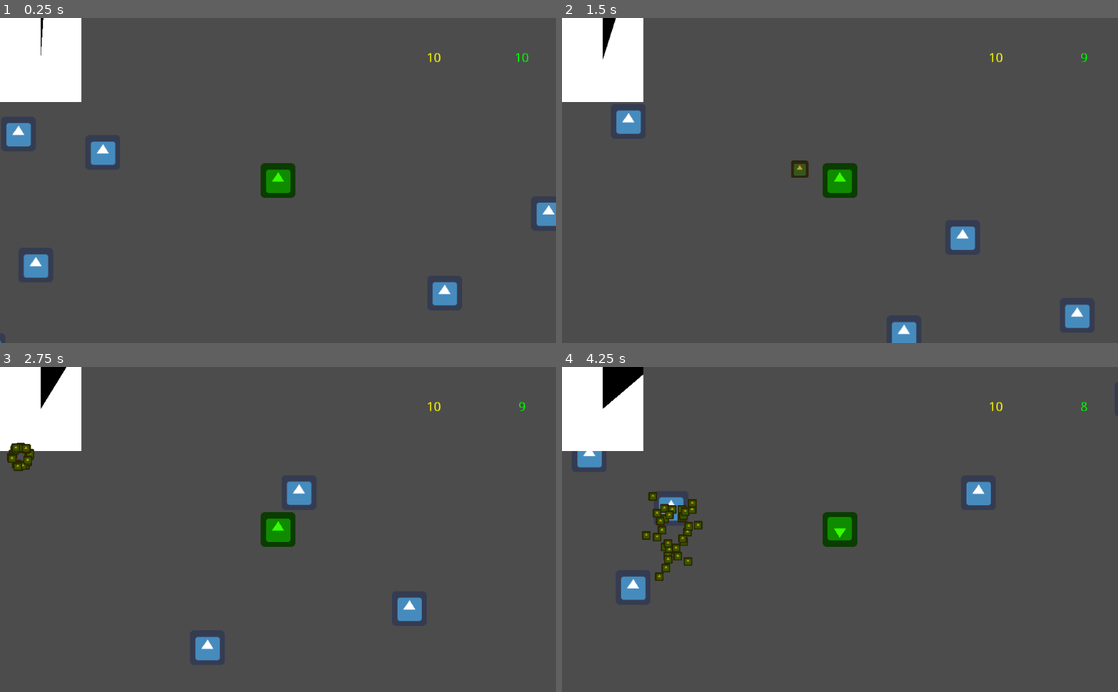
Above: before the commit, frames 1-4 (two rows, left to right).
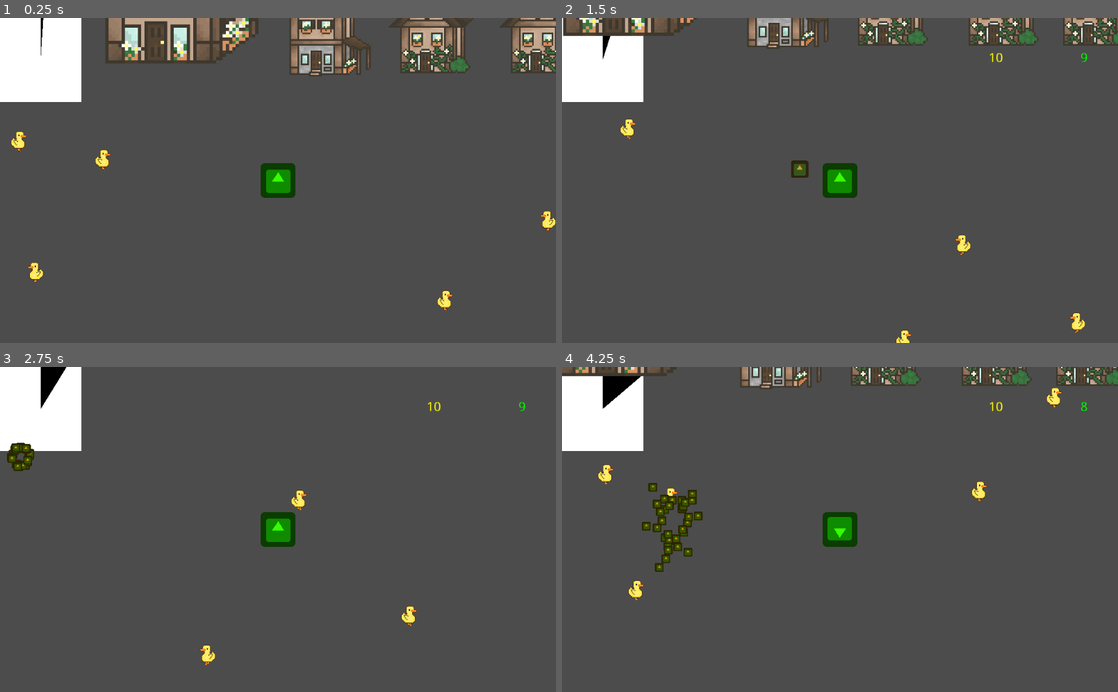
Above: after the commit, the same moments.

Repository: ygda-org/duckin
Game: Godot game, scene res://scenes/game/game_scene.tscn
Two runs of this game, one before a commit and one after it. Both use one fixed random seed, a clock stepped at 60 frames per second and the inputs below. The engine's default icon, where the game draws it, is replaced by a stand-in: a white triangle on a blue panel in a dark square.
Inputs (mouse positions are in pixels of both pictures, inside the frame that each line leads up to):
- Up to frame 1 (0.25 s): no input
- Up to frame 2 (1.5 s): move the mouse to (962, 164) at 0.52 s; hold D (move_right) 0.53-1.28 s; tap E (interact) at 0.6 s; move the mouse to (728, 196) at 1.27 s; hold S (move_backwards) from 1.28 s (still down); click (728, 196) at 1.35 s
- Up to frame 3 (2.75 s): move the mouse to (333, 458) at 2.02 s; release S (move_backwards) at 2.03 s; hold D (move_right) from 2.03 s (still down); tap E (interact) at 2.1 s
- Up to frame 4 (4.25 s): move the mouse to (812, 594) at 2.77 s; release D (move_right) at 2.78 s; hold W (move_forwards) 2.78-3.53 s; click (812, 594) at 2.85 s; move the mouse to (1006, 578) at 3.52 s; hold A (move_left) from 3.53 s (still down); tap E (interact) at 3.6 s

The runs differ from the first frame. In frame 1, 10% of the frame differs, in the area x 0-100%, y 0-100%; in frame 2, 6.2%; in frame 3, 1.0%; in frame 4, 5.7%.

Commit message:
Added sprites
Added sprite and animations for wandering ducks
Created a tileset using all the house assets
Added some houses to the world to test that tileset

Diff:
--- /dev/null
+++ b/assets/houses/houseSceneForSpriteSheet.tscn
@@ -0,0 +1,196 @@
+[gd_scene load_steps=9 format=2]
+
+[ext_resource path="res://assets/houses/house (3).png" type="Texture" id=1]
+[ext_resource path="res://assets/houses/house (2).png" type="Texture" id=2]
+[ext_resource path="res://assets/houses/house (1).png" type="Texture" id=3]
+[ext_resource path="res://assets/houses/house.png" type="Texture" id=4]
+
+[sub_resource type="RectangleShape2D" id=1]
+extents = Vector2( 22.3333, 19.6667 )
+
+[sub_resource type="RectangleShape2D" id=2]
+extents = Vector2( 19.5, 18.5 )
+
+[sub_resource type="RectangleShape2D" id=3]
+extents = Vector2( 19.5, 22 )
+
+[sub_resource type="RectangleShape2D" id=4]
+extents = Vector2( 42, 38 )
+
+[node name="Houses" type="Node2D"]
+
+[node name="House" type="Sprite" parent="."]
+position = Vector2( 903, 229 )
+scale = Vector2( 2.25, 2.25 )
+texture = ExtResource( 4 )
+
+[node name="StaticBody2D" type="StaticBody2D" parent="House"]
+
+[node name="CollisionShape2D" type="CollisionShape2D" parent="House/StaticBody2D"]
+position = Vector2( 13.6667, -11 )
+shape = SubResource( 1 )
+
+[node name="House(2)" type="Sprite" parent="."]
+position = Vector2( 777, 442 )
+scale = Vector2( 3, 3 )
+texture = ExtResource( 2 )
+region_enabled = true
+region_rect = Rect2( 0, 0, 60, 70 )
+
+[node name="StaticBody2D" type="StaticBody2D" parent="House(2)"]
+
+[node name="CollisionShape2D" type="CollisionShape2D" parent="House(2)/StaticBody2D"]
+position = Vector2( 0.5, 7.5 )
+shape = SubResource( 2 )
+
+[node name="House(2)2" type="Sprite" parent="."]
+position = Vector2( 777, 442 )
+scale = Vector2( 3, 3 )
+texture = ExtResource( 2 )
+region_enabled = true
+region_rect = Rect2( 60, 0, 70, 70 )
+
+[node name="StaticBody2D" type="StaticBody2D" parent="House(2)2"]
+
+[node name="CollisionShape2D" type="CollisionShape2D" parent="House(2)2/StaticBody2D"]
+position = Vector2( 0.5, 7.5 )
+shape = SubResource( 2 )
+
+[node name="House(2)3" type="Sprite" parent="."]
+position = Vector2( 777, 442 )
+scale = Vector2( 3, 3 )
+texture = ExtResource( 2 )
+region_enabled = true
+region_rect = Rect2( 130, 0, 60, 70 )
+
+[node name="StaticBody2D" type="StaticBody2D" parent="House(2)3"]
+
+[node name="CollisionShape2D" type="CollisionShape2D" parent="House(2)3/StaticBody2D"]
+position = Vector2( 0.5, 7.5 )
+shape = SubResource( 2 )
+
+[node name="House(2)4" type="Sprite" parent="."]
+position = Vector2( 777, 442 )
+scale = Vector2( 3, 3 )
+texture = ExtResource( 2 )
+region_enabled = true
+region_rect = Rect2( 0, 70, 60, 60 )
+
+[node name="StaticBody2D" type="StaticBody2D" parent="House(2)4"]
+
+[node name="CollisionShape2D" type="CollisionShape2D" parent="House(2)4/StaticBody2D"]
+position = Vector2( 0.5, 7.5 )
+shape = SubResource( 2 )
+
+[node name="House(2)5" type="Sprite" parent="."]
+position = Vector2( 777, 442 )
+scale = Vector2( 3, 3 )
+texture = ExtResource( 2 )
+region_enabled = true
+region_rect = Rect2( 130, 70, 60, 60 )
+
+[node name="StaticBody2D" type="StaticBody2D" parent="House(2)5"]
+
+[node name="CollisionShape2D" type="CollisionShape2D" parent="House(2)5/StaticBody2D"]
+position = Vector2( 0.5, 7.5 )
+shape = SubResource( 2 )
+
+[node name="House(2)7" type="Sprite" parent="."]
+position = Vector2( 777, 442 )
+scale = Vector2( 3, 3 )
+texture = ExtResource( 2 )
+region_enabled = true
+region_rect = Rect2( 130, 130, 60, 60 )
+
+[node name="StaticBody2D" type="StaticBody2D" parent="House(2)7"]
+
+[node name="CollisionShape2D" type="CollisionShape2D" parent="House(2)7/StaticBody2D"]
+position = Vector2( 0.5, 7.5 )
+shape = SubResource( 2 )
+
+[node name="House(2)8" type="Sprite" parent="."]
+position = Vector2( 777, 442 )
+scale = Vector2( 3, 3 )
+texture = ExtResource( 2 )
+region_enabled = true
+region_rect = Rect2( 60, 130, 70, 60 )
+
+[node name="StaticBody2D" type="StaticBody2D" parent="House(2)8"]
+
+[node name="CollisionShape2D" type="CollisionShape2D" parent="House(2)8/StaticBody2D"]
+position = Vector2( 0.5, 7.5 )
+shape = SubResource( 2 )
+
+[node name="House(2)9" type="Sprite" parent="."]
+position = Vector2( 777, 442 )
+scale = Vector2( 3, 3 )
+texture = ExtResource( 2 )
+region_enabled = true
+region_rect = Rect2( 0, 130, 60, 60 )
+
+[node name="StaticBody2D" type="StaticBody2D" parent="House(2)9"]
+
+[node name="CollisionShape2D" type="CollisionShape2D" parent="House(2)9/StaticBody2D"]
+position = Vector2( 0.5, 7.5 )
+shape = SubResource( 2 )
+
+[node name="House(2)10" type="Sprite" parent="."]
+position = Vector2( 777, 442 )
+scale = Vector2( 3, 3 )
+texture = ExtResource( 2 )
+region_enabled = true
+region_rect = Rect2( 0, 200, 60, 60 )
+
+[node name="StaticBody2D" type="StaticBody2D" parent="House(2)10"]
+
+[node name="CollisionShape2D" type="CollisionShape2D" parent="House(2)10/StaticBody2D"]
+position = Vector2( 0.5, 7.5 )
+shape = SubResource( 2 )
+
+[node name="House(2)11" type="Sprite" parent="."]
+position = Vector2( 777, 442 )
+scale = Vector2( 3, 3 )
+texture = ExtResource( 2 )
+region_enabled = true
+region_rect = Rect2( 60, 200, 60, 60 )
+
+[node name="StaticBody2D" type="StaticBody2D" parent="House(2)11"]
+
+[node name="CollisionShape2D" type="CollisionShape2D" parent="House(2)11/StaticBody2D"]
+position = Vector2( 0.5, 7.5 )
+shape = SubResource( 2 )
+
+[node name="House(2)6" type="Sprite" parent="."]
+position = Vector2( 777, 442 )
+scale = Vector2( 3, 3 )
+texture = ExtResource( 2 )
+region_enabled = true
+region_rect = Rect2( 60, 70, 60, 60 )
+
+[node name="StaticBody2D" type="StaticBody2D" parent="House(2)6"]
+
+[node name="CollisionShape2D" type="CollisionShape2D" parent="House(2)6/StaticBody2D"]
+position = Vector2( 0.5, 7.5 )
+shape = SubResource( 2 )
+
+[node name="House(1)" type="Sprite" parent="."]
+position = Vector2( 588, 333 )
+scale = Vector2( 3, 3 )
+texture = ExtResource( 3 )
+
+[node name="StaticBody2D" type="StaticBody2D" parent="House(1)"]
+
+[node name="CollisionShape2D" type="CollisionShape2D" parent="House(1)/StaticBody2D"]
+position = Vector2( -5.5, 9 )
+shape = SubResource( 3 )
+
+[node name="House(3)" type="Sprite" parent="."]
+position = Vector2( 402, 350 )
+scale = Vector2( 1.5, 1.5 )
+texture = ExtResource( 1 )
+
+[node name="StaticBody2D" type="StaticBody2D" parent="House(3)"]
+
+[node name="CollisionShape2D" type="CollisionShape2D" parent="House(3)/StaticBody2D"]
+position = Vector2( 4, 16 )
+shape = SubResource( 4 )
--- /dev/null
+++ b/assets/houses/houseTiles.tres
@@ -0,0 +1,314 @@
+[gd_resource type="TileSet" load_steps=9 format=2]
+
+[ext_resource path="res://assets/houses/house.png" type="Texture" id=1]
+[ext_resource path="res://assets/houses/house (1).png" type="Texture" id=2]
+[ext_resource path="res://assets/houses/house (2).png" type="Texture" id=3]
+[ext_resource path="res://assets/houses/house (3).png" type="Texture" id=4]
+
+[sub_resource type="RectangleShape2D" id=1]
+extents = Vector2( 22.3333, 19.6667 )
+
+[sub_resource type="RectangleShape2D" id=2]
+extents = Vector2( 19.5, 18.5 )
+
+[sub_resource type="RectangleShape2D" id=3]
+extents = Vector2( 19.5, 22 )
+
+[sub_resource type="RectangleShape2D" id=4]
+extents = Vector2( 42, 38 )
+
+[resource]
+0/name = "House"
+0/texture = ExtResource( 1 )
+0/tex_offset = Vector2( 0, 0 )
+0/modulate = Color( 1, 1, 1, 1 )
+0/region = Rect2( 0, 0, 128, 128 )
+0/tile_mode = 0
+0/occluder_offset = Vector2( 64, 64 )
+0/navigation_offset = Vector2( 64, 64 )
+0/shape_offset = Vector2( 77.6667, 53 )
+0/shape_transform = Transform2D( 1, 0, 0, 1, 77.6667, 53 )
+0/shape = SubResource( 1 )
+0/shape_one_way = false
+0/shape_one_way_margin = 1.0
+0/shapes = [ {
+"autotile_coord": Vector2( 0, 0 ),
+"one_way": false,
+"one_way_margin": 1.0,
+"shape": SubResource( 1 ),
+"shape_transform": Transform2D( 1, 0, 0, 1, 77.6667, 53 )
+} ]
+0/z_index = 0
+1/name = "House(2)"
+1/texture = ExtResource( 3 )
+1/tex_offset = Vector2( 0, 0 )
+1/modulate = Color( 1, 1, 1, 1 )
+1/region = Rect2( 0, 0, 60, 70 )
+1/tile_mode = 0
+1/occluder_offset = Vector2( 30, 35 )
+1/navigation_offset = Vector2( 30, 35 )
+1/shape_offset = Vector2( 30.5, 42.5 )
+1/shape_transform = Transform2D( 1, 0, 0, 1, 30.5, 42.5 )
+1/shape = SubResource( 2 )
+1/shape_one_way = false
+1/shape_one_way_margin = 1.0
+1/shapes = [ {
+"autotile_coord": Vector2( 0, 0 ),
+"one_way": false,
+"one_way_margin": 1.0,
+"shape": SubResource( 2 ),
+"shape_transform": Transform2D( 1, 0, 0, 1, 30.5, 42.5 )
+} ]
+1/z_index = 0
+2/name = "House(2)2"
+2/texture = ExtResource( 3 )
+2/tex_offset = Vector2( 0, 0 )
+2/modulate = Color( 1, 1, 1, 1 )
+2/region = Rect2( 60, 0, 70, 70 )
+2/tile_mode = 0
+2/occluder_offset = Vector2( 35, 35 )
+2/navigation_offset = Vector2( 35, 35 )
+2/shape_offset = Vector2( 35.5, 42.5 )
+2/shape_transform = Transform2D( 1, 0, 0, 1, 35.5, 42.5 )
+2/shape = SubResource( 2 )
+2/shape_one_way = false
+2/shape_one_way_margin = 1.0
+2/shapes = [ {
+"autotile_coord": Vector2( 0, 0 ),
+"one_way": false,
+"one_way_margin": 1.0,
+"shape": SubResource( 2 ),
+"shape_transform": Transform2D( 1, 0, 0, 1, 35.5, 42.5 )
+} ]
+2/z_index = 0
+3/name = "House(2)3"
+3/texture = ExtResource( 3 )
+3/tex_offset = Vector2( 0, 0 )
+3/modulate = Color( 1, 1, 1, 1 )
+3/region = Rect2( 130, 0, 60, 70 )
+3/tile_mode = 0
+3/occluder_offset = Vector2( 30, 35 )
+3/navigation_offset = Vector2( 30, 35 )
+3/shape_offset = Vector2( 30.5, 42.5 )
+3/shape_transform = Transform2D( 1, 0, 0, 1, 30.5, 42.5 )
+3/shape = SubResource( 2 )
+3/shape_one_way = false
+3/shape_one_way_margin = 1.0
+3/shapes = [ {
+"autotile_coord": Vector2( 0, 0 ),
+"one_way": false,
+"one_way_margin": 1.0,
+"shape": SubResource( 2 ),
+"shape_transform": Transform2D( 1, 0, 0, 1, 30.5, 42.5 )
+} ]
+3/z_index = 0
+4/name = "House(2)4"
+4/texture = ExtResource( 3 )
+4/tex_offset = Vector2( 0, 0 )
+4/modulate = Color( 1, 1, 1, 1 )
+4/region = Rect2( 0, 70, 60, 60 )
+4/tile_mode = 0
+4/occluder_offset = Vector2( 30, 30 )
+4/navigation_offset = Vector2( 30, 30 )
+4/shape_offset = Vector2( 30.5, 37.5 )
+4/shape_transform = Transform2D( 1, 0, 0, 1, 30.5, 37.5 )
+4/shape = SubResource( 2 )
+4/shape_one_way = false
+4/shape_one_way_margin = 1.0
+4/shapes = [ {
+"autotile_coord": Vector2( 0, 0 ),
+"one_way": false,
+"one_way_margin": 1.0,
+"shape": SubResource( 2 ),
+"shape_transform": Transform2D( 1, 0, 0, 1, 30.5, 37.5 )
+} ]
+4/z_index = 0
+5/name = "House(2)5"
+5/texture = ExtResource( 3 )
+5/tex_offset = Vector2( 0, 0 )
+5/modulate = Color( 1, 1, 1, 1 )
+5/region = Rect2( 130, 70, 60, 60 )
+5/tile_mode = 0
+5/occluder_offset = Vector2( 30, 30 )
+5/navigation_offset = Vector2( 30, 30 )
+5/shape_offset = Vector2( 30.5, 37.5 )
+5/shape_transform = Transform2D( 1, 0, 0, 1, 30.5, 37.5 )
+5/shape = SubResource( 2 )
+5/shape_one_way = false
+5/shape_one_way_margin = 1.0
+5/shapes = [ {
+"autotile_coord": Vector2( 0, 0 ),
+"one_way": false,
+"one_way_margin": 1.0,
+"shape": SubResource( 2 ),
+"shape_transform": Transform2D( 1, 0, 0, 1, 30.5, 37.5 )
+} ]
+5/z_index = 0
+6/name = "House(2)7"
+6/texture = ExtResource( 3 )
+6/tex_offset = Vector2( 0, 0 )
+6/modulate = Color( 1, 1, 1, 1 )
+6/region = Rect2( 130, 130, 60, 60 )
+6/tile_mode = 0
+6/occluder_offset = Vector2( 30, 30 )
+6/navigation_offset = Vector2( 30, 30 )
+6/shape_offset = Vector2( 30.5, 37.5 )
+6/shape_transform = Transform2D( 1, 0, 0, 1, 30.5, 37.5 )
+6/shape = SubResource( 2 )
+6/shape_one_way = false
+6/shape_one_way_margin = 1.0
+6/shapes = [ {
+"autotile_coord": Vector2( 0, 0 ),
+"one_way": false,
+"one_way_margin": 1.0,
+"shape": SubResource( 2 ),
+"shape_transform": Transform2D( 1, 0, 0, 1, 30.5, 37.5 )
+} ]
+6/z_index = 0
+7/name = "House(2)8"
+7/texture = ExtResource( 3 )
+7/tex_offset = Vector2( 0, 0 )
+7/modulate = Color( 1, 1, 1, 1 )
+7/region = Rect2( 60, 130, 70, 60 )
+7/tile_mode = 0
+7/occluder_offset = Vector2( 35, 30 )
+7/navigation_offset = Vector2( 35, 30 )
+7/shape_offset = Vector2( 35.5, 37.5 )
+7/shape_transform = Transform2D( 1, 0, 0, 1, 35.5, 37.5 )
+7/shape = SubResource( 2 )
+7/shape_one_way = false
+7/shape_one_way_margin = 1.0
+7/shapes = [ {
+"autotile_coord": Vector2( 0, 0 ),
+"one_way": false,
+"one_way_margin": 1.0,
+"shape": SubResource( 2 ),
+"shape_transform": Transform2D( 1, 0, 0, 1, 35.5, 37.5 )
+} ]
+7/z_index = 0
+8/name = "House(2)9"
+8/texture = ExtResource( 3 )
+8/tex_offset = Vector2( 0, 0 )
+8/modulate = Color( 1, 1, 1, 1 )
+8/region = Rect2( 0, 130, 60, 60 )
+8/tile_mode = 0
+8/occluder_offset = Vector2( 30, 30 )
+8/navigation_offset = Vector2( 30, 30 )
+8/shape_offset = Vector2( 30.5, 37.5 )
+8/shape_transform = Transform2D( 1, 0, 0, 1, 30.5, 37.5 )
+8/shape = SubResource( 2 )
+8/shape_one_way = false
+8/shape_one_way_margin = 1.0
+8/shapes = [ {
+"autotile_coord": Vector2( 0, 0 ),
+"one_way": false,
+"one_way_margin": 1.0,
+"shape": SubResource( 2 ),
+"shape_transform": Transform2D( 1, 0, 0, 1, 30.5, 37.5 )
+} ]
+8/z_index = 0
+9/name = "House(2)10"
+9/texture = ExtResource( 3 )
+9/tex_offset = Vector2( 0, 0 )
+9/modulate = Color( 1, 1, 1, 1 )
+9/region = Rect2( 0, 200, 60, 60 )
+9/tile_mode = 0
+9/occluder_offset = Vector2( 30, 30 )
+9/navigation_offset = Vector2( 30, 30 )
+9/shape_offset = Vector2( 30.5, 37.5 )
+9/shape_transform = Transform2D( 1, 0, 0, 1, 30.5, 37.5 )
+9/shape = SubResource( 2 )
+9/shape_one_way = false
+9/shape_one_way_margin = 1.0
+9/shapes = [ {
+"autotile_coord": Vector2( 0, 0 ),
+"one_way": false,
+"one_way_margin": 1.0,
+"shape": SubResource( 2 ),
+"shape_transform": Transform2D( 1, 0, 0, 1, 30.5, 37.5 )
+} ]
+9/z_index = 0
+10/name = "House(2)11"
+10/texture = ExtResource( 3 )
+10/tex_offset = Vector2( 0, 0 )
+10/modulate = Color( 1, 1, 1, 1 )
+10/region = Rect2( 60, 200, 60, 60 )
+10/tile_mode = 0
+10/occluder_offset = Vector2( 30, 30 )
+10/navigation_offset = Vector2( 30, 30 )
+10/shape_offset = Vector2( 30.5, 37.5 )
+10/shape_transform = Transform2D( 1, 0, 0, 1, 30.5, 37.5 )
+10/shape = SubResource( 2 )
+10/shape_one_way = false
+10/shape_one_way_margin = 1.0
+10/shapes = [ {
+"autotile_coord": Vector2( 0, 0 ),
+"one_way": false,
+"one_way_margin": 1.0,
+"shape": SubResource( 2 ),
+"shape_transform": Transform2D( 1, 0, 0, 1, 30.5, 37.5 )
+} ]
+10/z_index = 0
+11/name = "House(2)6"
+11/texture = ExtResource( 3 )
+11/tex_offset = Vector2( 0, 0 )
+11/modulate = Color( 1, 1, 1, 1 )
+11/region = Rect2( 60, 70, 60, 60 )
+11/tile_mode = 0
+11/occluder_offset = Vector2( 30, 30 )
+11/navigation_offset = Vector2( 30, 30 )
+11/shape_offset = Vector2( 30.5, 37.5 )
+11/shape_transform = Transform2D( 1, 0, 0, 1, 30.5, 37.5 )
+11/shape = SubResource( 2 )
+11/shape_one_way = false
+11/shape_one_way_margin = 1.0
+11/shapes = [ {
+"autotile_coord": Vector2( 0, 0 ),
+"one_way": false,
+"one_way_margin": 1.0,
+"shape": SubResource( 2 ),
+"shape_transform": Transform2D( 1, 0, 0, 1, 30.5, 37.5 )
+} ]
+11/z_index = 0
+12/name = "House(1)"
+12/texture = ExtResource( 2 )
+12/tex_offset = Vector2( 0, 0 )
+12/modulate = Color( 1, 1, 1, 1 )
+12/region = Rect2( 0, 0, 64, 64 )
+12/tile_mode = 0
+12/occluder_offset = Vector2( 32, 32 )
+12/navigation_offset = Vector2( 32, 32 )
+12/shape_offset = Vector2( 26.5, 41 )
+12/shape_transform = Transform2D( 1, 0, 0, 1, 26.5, 41 )
+12/shape = SubResource( 3 )
+12/shape_one_way = false
+12/shape_one_way_margin = 1.0
+12/shapes = [ {
+"autotile_coord": Vector2( 0, 0 ),
+"one_way": false,
+"one_way_margin": 1.0,
+"shape": SubResource( 3 ),
+"shape_transform": Transform2D( 1, 0, 0, 1, 26.5, 41 )
+} ]
+12/z_index = 0
+13/name = "House(3)"
+13/texture = ExtResource( 4 )
+13/tex_offset = Vector2( 0, 0 )
+13/modulate = Color( 1, 1, 1, 1 )
+13/region = Rect2( 0, 0, 128, 128 )
+13/tile_mode = 0
+13/occluder_offset = Vector2( 64, 64 )
+13/navigation_offset = Vector2( 64, 64 )
+13/shape_offset = Vector2( 68, 80 )
+13/shape_transform = Transform2D( 1, 0, 0, 1, 68, 80 )
+13/shape = SubResource( 4 )
+13/shape_one_way = false
+13/shape_one_way_margin = 1.0
+13/shapes = [ {
+"autotile_coord": Vector2( 0, 0 ),
+"one_way": false,
+"one_way_margin": 1.0,
+"shape": SubResource( 4 ),
+"shape_transform": Transform2D( 1, 0, 0, 1, 68, 80 )
+} ]
+13/z_index = 0
--- a/scenes/recruit_phase/Recruit_Scene.tscn
+++ b/scenes/recruit_phase/Recruit_Scene.tscn
@@ -1,7 +1,8 @@
-[gd_scene load_steps=3 format=2]
+[gd_scene load_steps=4 format=2]
 
 [ext_resource path="res://scenes/player/player.tscn" type="PackedScene" id=1]
 [ext_resource path="res://scenes/recruit_phase/DuckSpawner.gd" type="Script" id=2]
+[ext_resource path="res://assets/houses/houseTiles.tres" type="TileSet" id=3]
 
 [node name="RecruitScene" type="Node2D"]
 
@@ -9,3 +10,9 @@
 script = ExtResource( 2 )
 
 [node name="player" parent="." instance=ExtResource( 1 )]
+
+[node name="TileMap" type="TileMap" parent="."]
+scale = Vector2( 3, 3 )
+tile_set = ExtResource( 3 )
+format = 1
+tile_data = PoolIntArray( -131074, 13, 0, -131072, 12, 0, -131071, 1, 0, -131070, 2, 0, -131069, 3, 0, -131068, 11, 0, -131067, 6, 0 )
--- a/scenes/wanderingDuck/DuckRandomWalk.gd
+++ b/scenes/wanderingDuck/DuckRandomWalk.gd
@@ -16,6 +16,7 @@
 
 # Called when the node enters the scene tree for the first time.
 func _ready():
+	$anim.play("Wander")
 	walk_ready = true
 	walking = false
 	randomize()
@@ -25,13 +26,18 @@
 # Called every frame. 'delta' is the elapsed time since the previous frame.
 func _process(delta):
 	if (happy):
-		pass
+		$anim.play("default")
 	elif (interested):
 		direction = position.direction_to(seedPos)
 		move_and_slide(direction * speed)
 	else:
 		if walk_ready:
+			$anim.play("Wander")
 			direction = Vector2(rand_range(-1, 1), rand_range(-1, 1)).normalized()
+			if direction.x > 0:
+				$anim.flip_h = true
+			else:
+				$anim.flip_h = false
 			start_timer()
 		if walking:
 			move_and_slide(direction * speed)
--- a/scenes/wanderingDuck/WanderingDuck.tscn
+++ b/scenes/wanderingDuck/WanderingDuck.tscn
@@ -1,16 +1,86 @@
-[gd_scene load_steps=4 format=2]
+[gd_scene load_steps=19 format=2]
 
 [ext_resource path="res://Scenes/wanderingDuck/DuckRandomWalk.gd" type="Script" id=1]
-[ext_resource path="res://icon.png" type="Texture" id=2]
+[ext_resource path="res://assets/ducks/Duck.png" type="Texture" id=2]
+
+[sub_resource type="AtlasTexture" id=2]
+atlas = ExtResource( 2 )
+region = Rect2( 0, 0, 64, 64 )
+
+[sub_resource type="AtlasTexture" id=3]
+atlas = ExtResource( 2 )
+region = Rect2( 64, 0, 64, 64 )
+
+[sub_resource type="AtlasTexture" id=4]
+atlas = ExtResource( 2 )
+region = Rect2( 128, 0, 64, 64 )
+
+[sub_resource type="AtlasTexture" id=5]
+atlas = ExtResource( 2 )
+region = Rect2( 192, 0, 64, 64 )
+
+[sub_resource type="AtlasTexture" id=6]
+atlas = ExtResource( 2 )
+region = Rect2( 0, 64, 64, 64 )
+
+[sub_resource type="AtlasTexture" id=7]
+atlas = ExtResource( 2 )
+region = Rect2( 64, 64, 64, 64 )
+
+[sub_resource type="AtlasTexture" id=8]
+atlas = ExtResource( 2 )
+region = Rect2( 128, 64, 64, 64 )
+
+[sub_resource type="AtlasTexture" id=9]
+atlas = ExtResource( 2 )
+region = Rect2( 192, 64, 64, 64 )
+
+[sub_resource type="AtlasTexture" id=10]
+atlas = ExtResource( 2 )
+region = Rect2( 0, 128, 64, 64 )
+
+[sub_resource type="AtlasTexture" id=11]
+atlas = ExtResource( 2 )
+region = Rect2( 64, 128, 64, 64 )
+
+[sub_resource type="AtlasTexture" id=12]
+atlas = ExtResource( 2 )
+region = Rect2( 128, 128, 64, 64 )
+
+[sub_resource type="AtlasTexture" id=13]
+atlas = ExtResource( 2 )
+region = Rect2( 192, 128, 64, 64 )
+
+[sub_resource type="AtlasTexture" id=14]
+atlas = ExtResource( 2 )
+region = Rect2( 0, 192, 64, 64 )
+
+[sub_resource type="AtlasTexture" id=16]
+atlas = ExtResource( 2 )
+region = Rect2( 0, 0, 64, 64 )
+
+[sub_resource type="SpriteFrames" id=15]
+animations = [ {
+"frames": [ SubResource( 2 ), SubResource( 3 ), SubResource( 4 ), SubResource( 5 ), SubResource( 6 ), SubResource( 7 ), SubResource( 8 ), SubResource( 9 ), SubResource( 10 ), SubResource( 11 ), SubResource( 12 ), SubResource( 13 ), SubResource( 14 ) ],
+"loop": true,
+"name": "Wander",
+"speed": 20.0
+}, {
+"frames": [ SubResource( 16 ) ],
+"loop": true,
+"name": "default",
+"speed": 5.0
+} ]
 
 [sub_resource type="RectangleShape2D" id=1]
+extents = Vector2( 12, 8.5 )
 
 [node name="WanderingDuck" type="KinematicBody2D"]
 position = Vector2( 816, 440 )
 script = ExtResource( 1 )
 
-[node name="Sprite" type="Sprite" parent="."]
-texture = ExtResource( 2 )
+[node name="anim" type="AnimatedSprite" parent="."]
+frames = SubResource( 15 )
 
 [node name="WalkTimer" type="Timer" parent="."]
 wait_time = 2.0
@@ -19,6 +89,7 @@
 wait_time = 0.2
 
 [node name="CollisionShape2D" type="CollisionShape2D" parent="."]
+position = Vector2( 2, 18.5 )
 shape = SubResource( 1 )
 
 [connection signal="timeout" from="WalkTimer" to="." method="_on_WalkTimer_timeout"]
Binary file added: assets/ducks/Duck.png
Not shown, added: assets/ducks/Duck.png.import
Binary file added: assets/houses/house (1).png
Not shown, added: assets/houses/house (1).png.import
Binary file added: assets/houses/house (2).png
Not shown, added: assets/houses/house (2).png.import
Binary file added: assets/houses/house (3).png
Not shown, added: assets/houses/house (3).png.import
Binary file added: assets/houses/house (4).png
Not shown, added: assets/houses/house (4).png.import
Binary file added: assets/houses/house.png
Not shown, added: assets/houses/house.png.import
